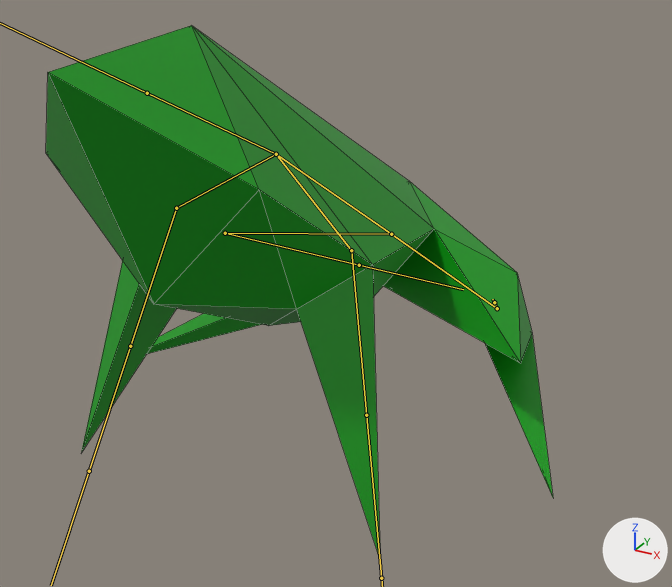
The FBX model ObjectFiles/Frog.fbx, before and after one commit.
Before and after are seen from a 50 mm lens placed at (0.595, -1.141, 0.696), pointed at (0.062, -0.171, 0.211). The axes (+X, +Y, +Z) are drawn at lower right. The lights are the same throughout. The bones that bend it are drawn over the model as lines. Mesh edges are drawn as thin lines.

Objects in the first picture: 'rana60.001'.
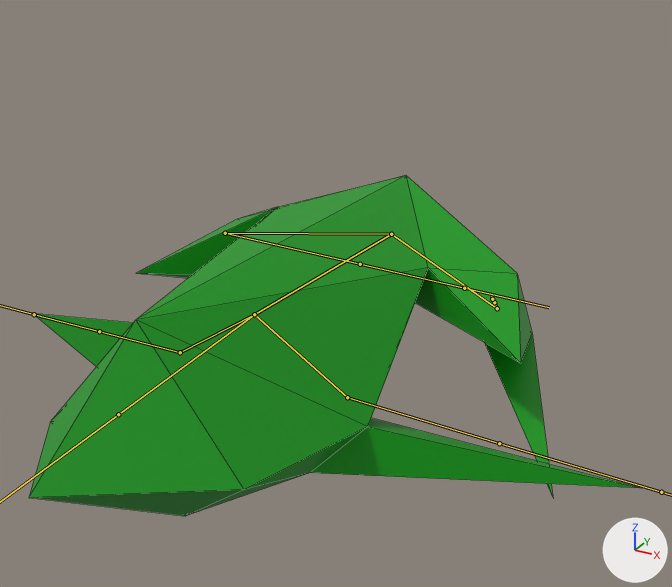
The newer file adds an action. The first version stands in its rest pose; the second is drawn at frame 10 of the action 'Armature|Death'.

Pixel boxes (x1, y1, x2, y2) of what changed, in the pictures (672 x 587 px):
'rana60.001', posed (20% wider, 36% shorter): before (46, 25, 553, 558); after (29, 176, 640, 516)
bone 'Bone', root to tip: before (391, 234) to (276, 154); after (391, 234) to (254, 314)
bone 'Bone.003', root to tip: before (351, 250) to (366, 415); after (347, 397) to (499, 443)
bone 'Bone.005', root to tip: before (176, 208) to (130, 346); after (180, 352) to (99, 331)

What the commit changed:
Bone 'Bone' (bone_bone) turns from (0, 0, 0) to (30, 0, -1) degrees about its own x, y and z.
Bone 'Bone.003' (bone_bone_003) turns from (0, 0, 0) to (-61, -18, -6) degrees about its own x, y and z.
Bone 'Bone.005' (bone_bone_005) turns from (0, 0, 0) to (-62, 14, -7) degrees about its own x, y and z.
